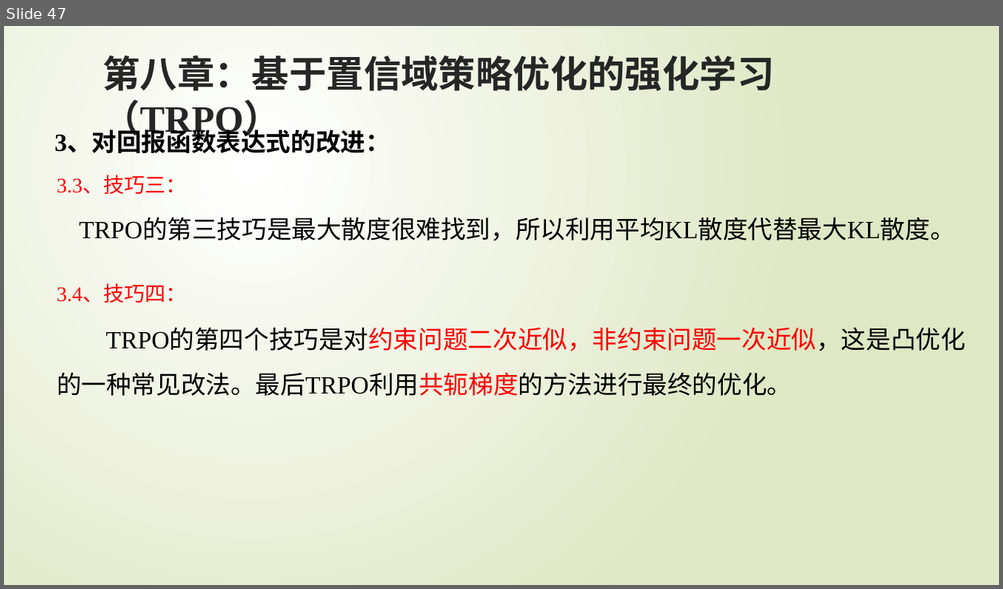
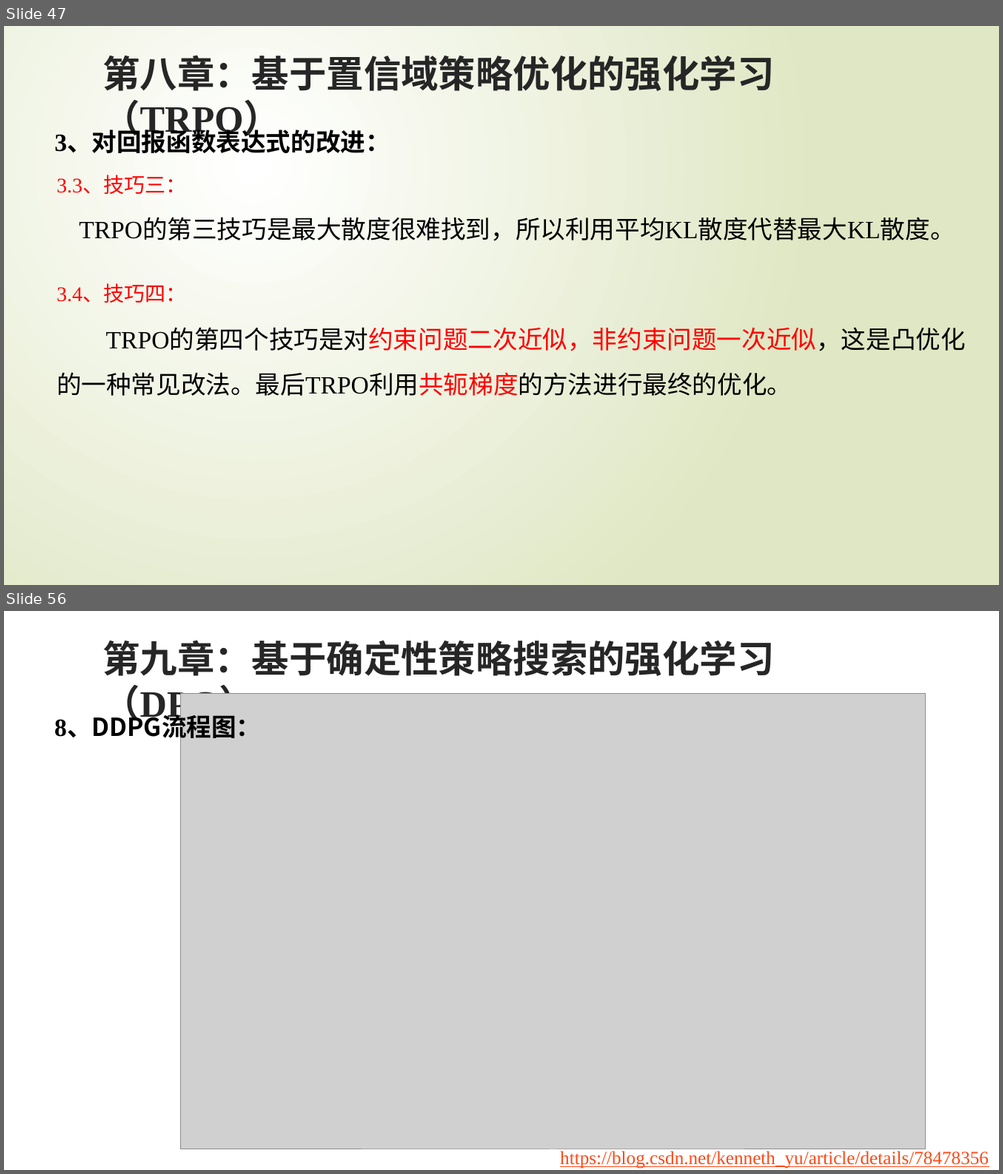
Before and after one commit to zgqzhangguoqi/RL-Flies, a slide deck: 强化学习PPT/强化学习原理入门(4~9章).pptx. Shown one above the other, each under a label of ours: slide 47 before the commit, slides 47 and 56 after it; the slides between them are not shown. The pictures are 1003x589 and 1003x1174 pixels, drawn with LibreOffice and Linux fonts; fonts in the diff are those of the drawing; grey boxes stand for pictures. Boxes give left, top, right and bottom in pixels: in the first picture for what was removed or moved away, otherwise in the second. Text is boxed around its words. In the diff, an @@ line names an element or a change of style, - is before the commit and + after.

```diff
--- a/强化学习PPT/强化学习原理入门(4~9章).pptx
+++ b/强化学习PPT/强化学习原理入门(4~9章).pptx
@@ slide 56 added at bbox=[4, 611, 999, 1170], background #FFFFFF @@
@@ text added at bbox=[102, 640, 774, 676], 36 pt, text #262626, bold @@
+第九章：基于确定性策略搜索的强化学习（DPG）
@@ picture added at bbox=[180, 693, 925, 1150] @@
@@ text added at bbox=[54, 717, 261, 741], 24 pt, text #000000, bold @@
+8、DDPG流程图：
@@ text added at bbox=[560, 1151, 988, 1169], 18 pt, text #FB4A18, underline @@
+https://blog.csdn.net/kenneth_yu/article/details/78478356
```
Also in this commit, not shown: 7 slides changed, 3 other slides added, 1 slide removed.
